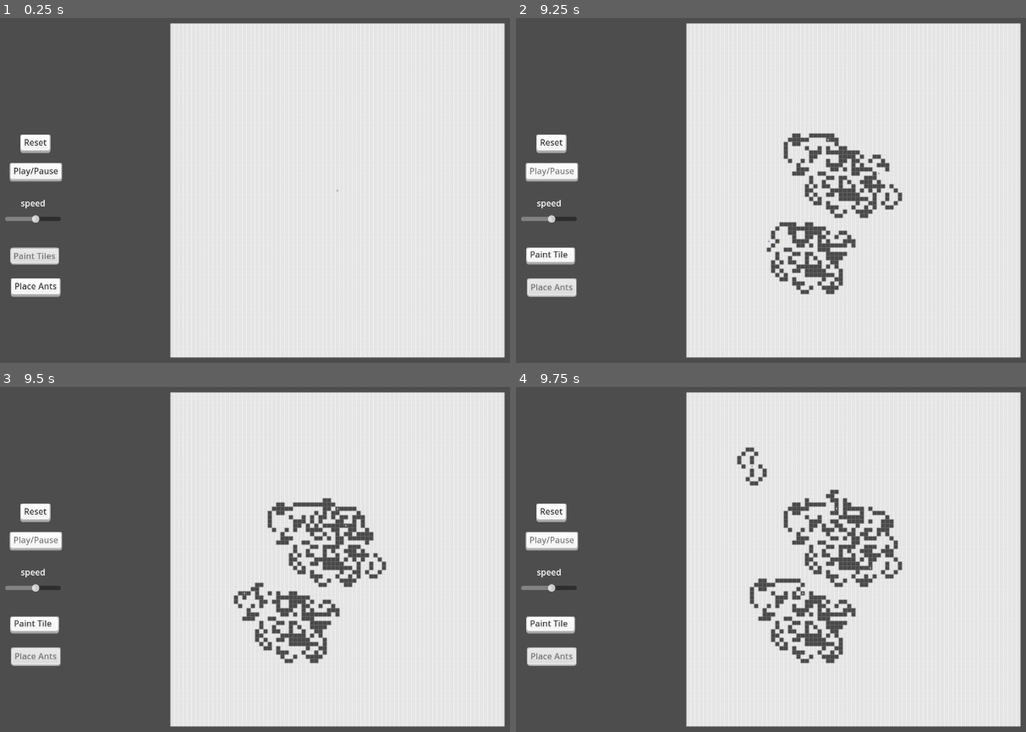
Above: before the commit, frames 1-4 (two rows, left to right).
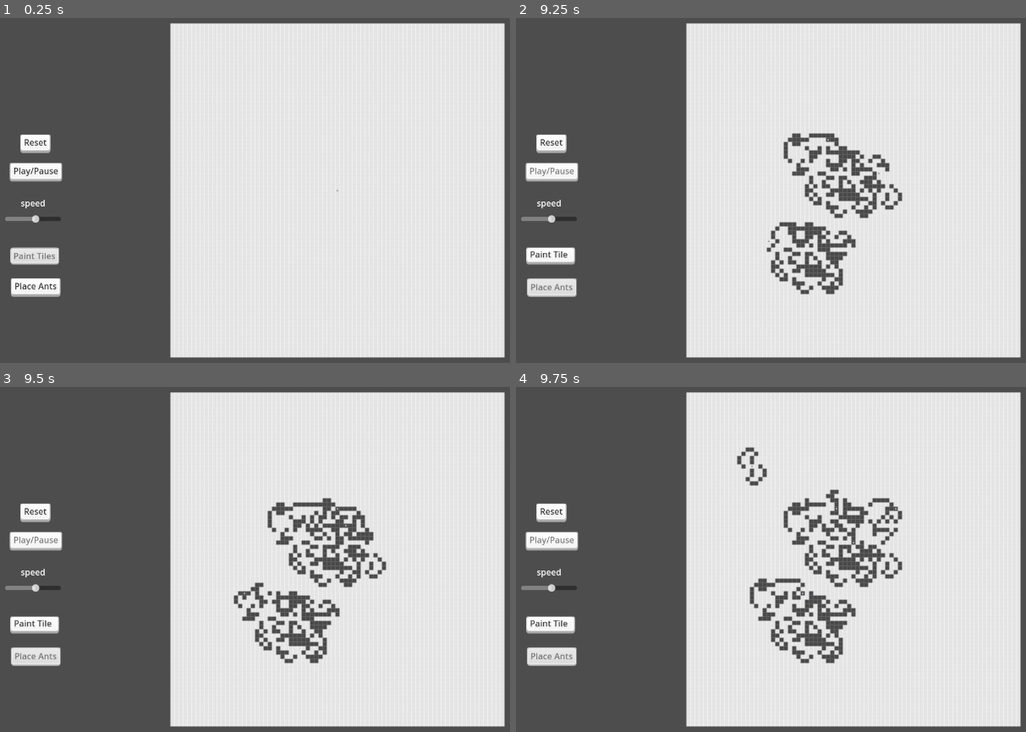
Above: after the commit, the same moments.

Repository: toucam87/LangtonAnts
Game: Godot game, scene res://Main Scene/world.tscn
Two runs of this game, one before a commit and one after it. Both use one fixed random seed, a clock stepped at 60 frames per second and the inputs below.
Inputs (mouse positions are in pixels of both pictures, inside the frame that each line leads up to):
- Up to frame 1 (0.25 s): no input
- Up to frame 2 (9.25 s): click "Reset" at 0.5 s; click "Paint Tiles" at 1.25 s; click "Place Ants" at 2 s; click "Paint Tiles" at 2.75 s; click "Place Ants" at 3.5 s; click "Paint Tiles" at 4.25 s; click "Place Ants" at 5 s; click "Play/Pause" at 5.75 s; move the mouse to (822, 266) at 6.52 s; press the mouse at (822, 266) at 6.53 s; right-click (822, 266) at 6.8 s; move the mouse to (outside the picture) at 7.27 s; release the mouse at (outside the picture) at 7.28 s; right-click (outside the picture) at 7.35 s; click (outside the picture) at 7.55 s; move the mouse to (648, 131) at 8.02 s; press the mouse at (648, 131) at 8.03 s; right-click (648, 131) at 8.3 s; move the mouse to (888, 190) at 8.77 s; release the mouse at (888, 190) at 8.78 s; right-click (888, 190) at 8.85 s; click (888, 190) at 9.05 s
- Up to frame 3 (9.5 s): no input
- Up to frame 4 (9.75 s): move the mouse to (750, 462) at 9.52 s; press the mouse at (750, 462) at 9.53 s

Frames 1-3 are identical in both runs. In frame 4, 0.8% of the frame differs, in the area x 65-76%, y 32-55%.

Commit message:
v0.1.4 ant procreation
ants procreate when exactly two fertile ants are on the same cell, and if three or more meet, they get destroyed. Added a fertility counter to render ants sterile for a certain number of steps after giving birth (the population boom was very exponential otherwise, out of control babies everywhere).

Diff:
--- a/Ants/AntsManager.gd
+++ b/Ants/AntsManager.gd
@@ -9,8 +9,8 @@
 var ants = []
 var orientation_of_ant_to_place = 0
 
-
-
+@export var fertility_period_option_is_on = true
+@export var fertility_threshold_of_all_ants = 100
 
 func spawn_ant():
 	var ant_instance = ant_scene.instantiate() as Ant
@@ -18,6 +18,8 @@
 	ant_instance.connect("color_change_requested", _on_ant_color_change_requested)
 	ant_instance.connect("move_requested", _on_ant_move_requested)
 	ants.append(ant_instance)
+	#test
+	ant_instance.fertility_counter_threshold = fertility_threshold_of_all_ants
 
 
 func place_ant(ant : Ant, map_coord, _orientation = ant.orientation):
@@ -39,11 +41,12 @@
 
 
 
-func activate_ant(ant):
+func activate_ant(ant : Ant):
 	var old_tile_data = board.get_cell_tile_data(0, ant.coordinate)
 	var old_tile_color = old_tile_data.get_custom_data_by_layer_id(0)
 	ant.apply_instruction(old_tile_color)
-
+	if fertility_period_option_is_on:
+		ant.tick_fertility_counter()
 
 func activate_all_ants():
 	for ant in ants:
@@ -63,6 +66,35 @@
 func clash_with_wall(ant, _old_coordinate, _requested_coordinate):
 	destroy_ant(ant)
 
+
+func resolve_ants_on_same_cell():
+	var list_of_ants_per_cell = {}
+	for ant in ants:
+		var cell = ant.coordinate
+		if not list_of_ants_per_cell.has(cell):
+			list_of_ants_per_cell[cell] = [ant]
+		else:
+			list_of_ants_per_cell[cell].append(ant)
+
+	for cell in list_of_ants_per_cell:
+		if list_of_ants_per_cell[cell].size() == 2:
+			resolve_two_ants_on_cell(list_of_ants_per_cell[cell])
+#			print("two ants on ", cell)
+		elif list_of_ants_per_cell[cell].size() > 2:
+			reslove_more_than_two_ants_on_cell(list_of_ants_per_cell[cell])
+#			print("more than two ants on ", cell)
+
+
+func resolve_two_ants_on_cell(ants_on_same_cell):
+	if ants_on_same_cell[0].is_fertile and ants_on_same_cell[1].is_fertile:
+		spawn_ant()
+		place_ant(ants.back(), ants_on_same_cell[0].coordinate, ants_on_same_cell[0].orientation + 4)
+		ants_on_same_cell[0].is_fertile = false
+		ants_on_same_cell[1].is_fertile = false
+
+func reslove_more_than_two_ants_on_cell(ants_on_same_cell):
+	for ant in ants_on_same_cell:
+		destroy_ant(ant)
 
 #ant placer method
 func _input(event: InputEvent) -> void:
--- a/Ants/ant.gd
+++ b/Ants/ant.gd
@@ -7,6 +7,10 @@
 var coordinate := Vector2i(0,0) #ant position on grid
 var orientation := 0 : set = set_orientation
 var instructions = {} #key is integer of color, returns the rotation amount and the new color of the tile
+
+@export var is_fertile = true
+var fertility_counter = 0
+var fertility_counter_threshold = 10
 
 var tile_looked_at = {
 	0 : Vector2i(0,-1),
@@ -40,6 +44,16 @@
 		color_change_requested.emit(coordinate,instructions[old_tile_color][1])
 		var requested_coordinate = coordinate + tile_looked_at[orientation]
 		move_requested.emit(self, coordinate, requested_coordinate)
+	else:
+		apply_default_instruction()
+
+
+
+func apply_default_instruction():
+	rotate_ant(-2)
+	color_change_requested.emit(coordinate, BLACK)
+	var requested_coordinate = coordinate + tile_looked_at[orientation]
+	move_requested.emit(self, coordinate, requested_coordinate)
 
 
 #orientations/directions are increments from 0 to 7, O being forward, 2 right, 4 back, 6 left
@@ -53,5 +67,13 @@
 	orientation = orientation + direction
 
 
+func tick_fertility_counter():
+	if is_fertile == false:
+		fertility_counter += 1
+		if fertility_counter >= fertility_counter_threshold:
+			is_fertile = true
+			fertility_counter = 0
+
+
 func positive_modulo(a: int, b: int) -> int:
 	return ((a % b) + b) % b
--- a/Main Scene/game_manager.gd
+++ b/Main Scene/game_manager.gd
@@ -4,14 +4,10 @@
 
 @onready var board = $BoardTilemap as LangtonTileMap
 @onready var tick_timer = $TickTimer
-@onready var ants_manager = $AntsManager
+@onready var ants_manager = $AntsManager as AntsManager
 
-#var ant_scene = preload("res://Ants/ant.tscn")
-#var ants = []
-#var is_placing_ants = false
-#var orientation_of_ant_to_place = 0
 var iterations_per_tick = 1
-
+var ticks_from_start = 0
 
 signal board_size_changed(size)
 
@@ -21,105 +17,26 @@
 	initialize_board()
 
 
-
-#func spawn_ant():
-#	var ant_instance = ant_scene.instantiate() as Ant
-#	add_child(ant_instance)
-#	ant_instance.connect("color_change_requested", _on_ant_color_change_requested)
-#	ant_instance.connect("move_requested", _on_ant_move_requested)
-#	ants.append(ant_instance)
-#
-#
-#func place_ant(ant : Ant, map_coord, _orientation = ant.orientation):
-#	ant.coordinate = map_coord
-#	ant.global_position = board.to_global(board.map_to_local(map_coord))
-#	ant.orientation = _orientation
-#
-#
-#func destroy_ant(ant:Ant):
-#	ants.erase(ant)
-#	ant.queue_free()
-#	if ants.is_empty():
-#		print("no ants left")
-#
-#
-#func destroy_all_ants():
-#	for i in range(0, ants.size()):
-#		destroy_ant(ants.back())
-#	print(ants)
-#
-#
-#func activate_ant(ant):
-#	var old_tile_data = board.get_cell_tile_data(0, ant.coordinate)
-#	var old_tile_color = old_tile_data.get_custom_data_by_layer_id(0)
-#	ant.apply_instruction(old_tile_color)
-#
-#
-#func activate_all_ants():
-#	for ant in ants:
-#		activate_ant(ant)
-#
-#
-#func ants_present(coordinate : Vector2i):
-#	var list_of_ants_present = []
-#	if board.is_tile_in_map(coordinate):
-#		for ant in ants:
-#			if ant.coordinate == coordinate:
-#				list_of_ants_present.append(ant)
-#	return list_of_ants_present
-
-
 func initialize_board():
 	board.initialize_map(board_size)
 	position = Mouse.camera_zoom * Mouse.viewport_center
 	tick_timer.paused = true
+	ticks_from_start = 0
 	ants_manager.spawn_ant()
 	ants_manager.place_ant(ants_manager.ants[0], Vector2i((board_size - 1)/2, (board_size - 1)/2))
-
-
-#
-#func clash_with_wall(ant, _old_coordinate, _requested_coordinate):
-#	destroy_ant(ant)
-
-
-##ant placer method
-#func _input(event: InputEvent) -> void:
-#	if ants_manager.is_placing_ants:
-#		if event.is_action_pressed("left click"):
-#			var coordinate = board.local_to_map(board.to_local(Mouse.mouse_pos))
-#			if board.is_tile_in_map(coordinate):
-#				ants_manager.pawn_ant()
-#				ants_manager.place_ant(ants_manager.ants.back(), coordinate, ants_manager.orientation_of_ant_to_place)
-#		elif event.is_action_pressed("right click"):
-#			var coordinate = board.local_to_map(board.to_local(Mouse.mouse_pos))
-#			var ants_clicked = ants_manager.ants_present(coordinate)
-#			if ants_clicked.size() > 0:
-#				for ant in ants_clicked:
-#					ants_manager.destroy_ant(ant)
-
-
-
 
 
 func _on_board_tilemap_board_size_changed(size) -> void:
 	board_size_changed.emit(size)
 
 
-
-#func _on_ant_color_change_requested(coordinate, new_color) -> void:
-#	board.swap_tile(coordinate, new_color)
-
-#
-#func _on_ant_move_requested(ant, _old_coordinate, requested_coordinate) -> void:
-#	if board.is_tile_in_map(requested_coordinate) :
-#		place_ant(ant, requested_coordinate)
-#	else:
-#		clash_with_wall(ant, _old_coordinate, requested_coordinate)
-
-
 func _on_tick_timer_timeout() -> void:
 	for i in range(iterations_per_tick):
+		ants_manager.resolve_ants_on_same_cell()
 		ants_manager.activate_all_ants()
+		ticks_from_start += 1
+		print("number of ants : ", ants_manager.ants.size())
+		print("tick timer : ", ticks_from_start)
 
 
 func _on_speed_slider_value_changed(value: float) -> void:
